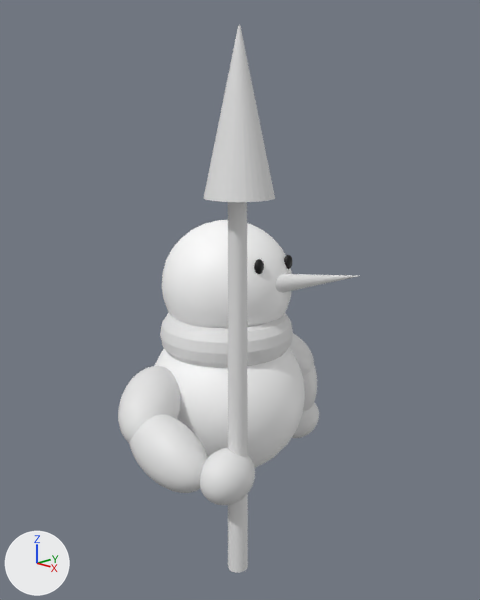
The Blender file week2/snowman.blend: old version first, new version second.
Camera for both pictures: a 50 mm camera at (5.83, -5.48, 4.28) aimed at (0.3, -0.07, 2.23). Lighting does not change. The marker at lower left points along +X, +Y and +Z.
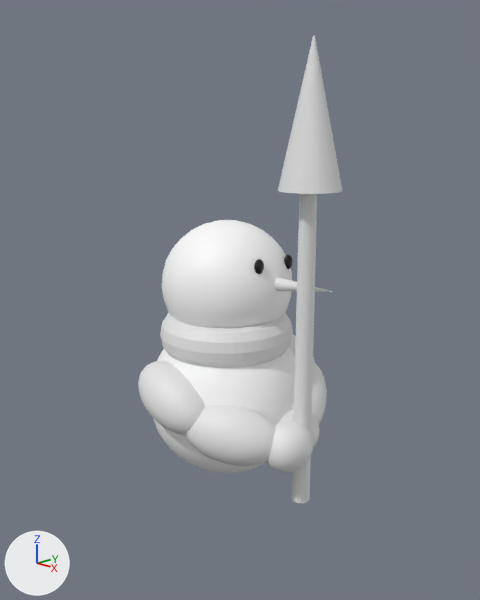
Where the change shows, as pixel boxes (x1, y1, x2, y2) in the pictures (480 x 600 px):
'Cone.002', moved
    before: (204, 25, 275, 202)
    after: (278, 36, 342, 194)
'Cone.001', moved
    before: (228, 202, 248, 573)
    after: (291, 194, 317, 503)
'Sphere.003', moved, turned
    before: (129, 414, 208, 493)
    after: (185, 405, 275, 466)
'Sphere.002', moved, turned
    before: (118, 366, 181, 442)
    after: (138, 361, 205, 435)
'Sphere.004', moved
    before: (199, 448, 255, 505)
    after: (266, 420, 313, 473)
'Sphere.006', moved
    before: (303, 365, 317, 411)
    after: (312, 362, 327, 424)
'Cone', moved, turned
    before: (276, 274, 358, 293)
    after: (275, 277, 333, 292)
'Sphere.007', moved
    before: (292, 402, 319, 438)
    after: (277, 409, 319, 448)

The change, as a diff of the scene's bpy script:
```diff
--- a/week2/snowman.blend.py
+++ b/week2/snowman.blend.py
@@ ob_sphere_002 @@
 ob_sphere_002 = bpy.data.objects.new('Sphere.002', me_sphere_002)
-ob_sphere_002.location = (0.0, -1.22, 1.13)
-ob_sphere_002.rotation_euler = (-0.839, -1.074, 0.0)  # degrees (-48, -62, 0)
+ob_sphere_002.location = (0.0, -0.87, 1.13)
+ob_sphere_002.rotation_euler = (-0.839, -1.074, 0.821)  # degrees (-48, -62, 47)
 ob_sphere_002.scale = (0.345, 0.348, 0.582)
@@ ob_sphere_003 @@
 ob_sphere_003 = bpy.data.objects.new('Sphere.003', me_sphere_003)
-ob_sphere_003.location = (0.57, -1.43, 0.84)
-ob_sphere_003.rotation_euler = (0.00691, -1.298, 0.0)  # degrees (0.4, -74, 0)
+ob_sphere_003.location = (0.75, -0.64, 0.84)
+ob_sphere_003.rotation_euler = (-1.327, -0.845, 1.944)  # degrees (-76, -48, 111)
 ob_sphere_003.scale = (0.345, 0.322, 0.582)
@@ ob_sphere_004 @@
 ob_sphere_004 = bpy.data.objects.new('Sphere.004', me_sphere_004)
-ob_sphere_004.location = (1.24, -1.17, 0.7)
+ob_sphere_004.location = (1.24, -0.21, 0.7)
 ob_sphere_004.rotation_euler = (0.111, 0.0, 0.0)  # degrees (6.4, 0, 0)
@@ ob_sphere_006 @@
 ob_sphere_006 = bpy.data.objects.new('Sphere.006', me_sphere_006)
-ob_sphere_006.location = (-0.02, 1.34, 0.72)
+ob_sphere_006.location = (0.67, 0.68, 0.85)
 ob_sphere_006.rotation_euler = (-0.141, -0.0319, 2.921)  # degrees (-8.1, -1.8, 167)
@@ ob_sphere_007 @@
 ob_sphere_007 = bpy.data.objects.new('Sphere.007', me_sphere_007)
-ob_sphere_007.location = (0.03, 1.4, 0.14)
+ob_sphere_007.location = (1.07, 0.1, 0.69)
 ob_sphere_007.rotation_euler = (-0.52, -0.112, 2.949)  # degrees (-30, -6.4, 169)
@@ ob_cone @@
 ob_cone = bpy.data.objects.new('Cone', me_cone)
-ob_cone.location = (0.88, 0.59, 2.47)
-ob_cone.rotation_euler = (1.469, 1.213, 2.516)  # degrees (84, 69, 144)
+ob_cone.location = (0.83, 0.17, 2.47)
+ob_cone.rotation_euler = (1.469, 1.213, 1.604)  # degrees (84, 69, 92)
@@ ob_cone_001 @@
 ob_cone_001 = bpy.data.objects.new('Cone.001', me_cone_001)
-ob_cone_001.location = (1.27, -1.04, 1.78)
+ob_cone_001.location = (1.27, 0.0, 2.17)
@@ ob_cone_002 @@
 ob_cone_002 = bpy.data.objects.new('Cone.002', me_cone_002)
-ob_cone_002.location = (1.28, -1.03, 4.36)
+ob_cone_002.location = (1.28, 0.01, 4.36)
```
